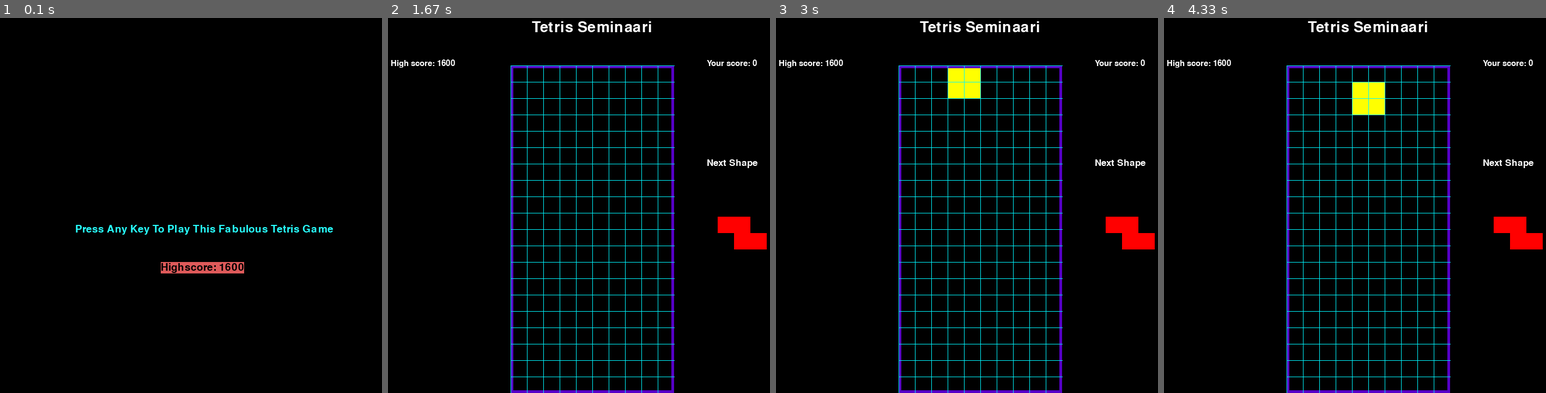
Above: before the commit, frames 1-4 (left to right).
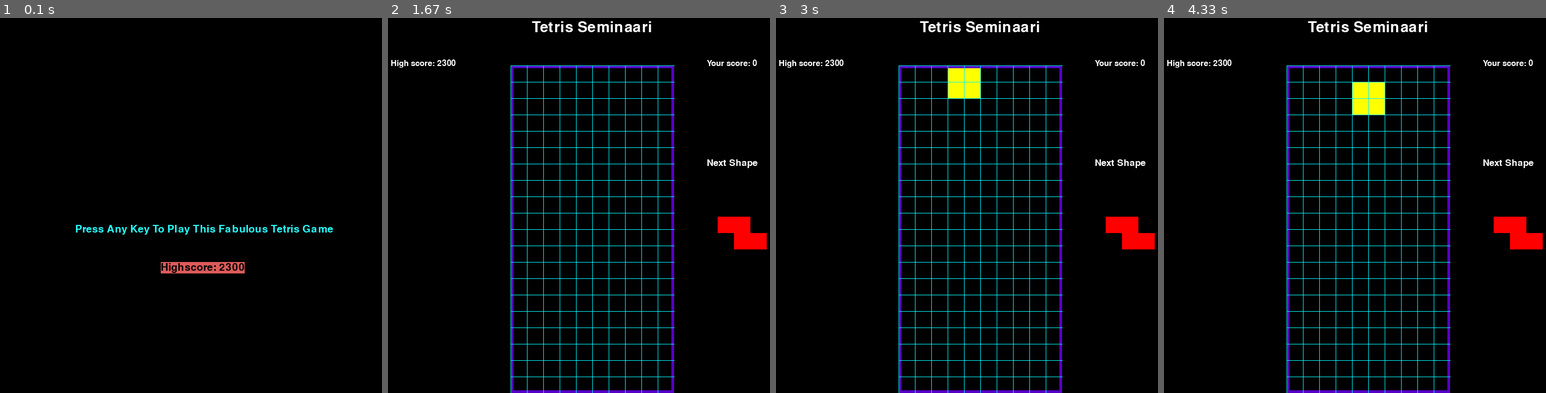
Above: after the commit, the same moments.

Repository: DanielTarsalainen/Pygame-Tetris
Game: pygame game, started from tetris.py
The game is run twice, just before and just after one commit, with the same random seed, the same clock (stepped at 60 frames per second) and the same inputs.
Inputs:
- Up to frame 1 (0.1 s): no input
- Up to frame 2 (1.67 s): hold Right 0.33-0.8 s; hold Up 0.83-1.13 s
- Up to frame 3 (3 s): hold Down 2.23-2.53 s; hold Left 2.57-2.97 s
- Up to frame 4 (4.33 s): hold Right 3.4-4.03 s; hold Down from 4.07 s (still down)

The runs differ from the first frame. In frame 1, less than 0.1% of the frame differs, in the area x 57-65%, y 65-69%; in frame 2, less than 0.1%; in frame 3, less than 0.1%; in frame 4, less than 0.1%.

Commit message:
Commented the code

Diff:
--- a/scoreboard.txt
+++ b/scoreboard.txt
@@ -1 +1 @@
-1600
+2300
--- a/tetris.py
+++ b/tetris.py
@@ -1,39 +1,24 @@
 import pygame
 import random
 
-# creating the data structure for pieces
-# setting up global vars
-# functions
-# - create_grid
-# - draw_grid
-# - draw_window
-# - rotating shape in main
-# - setting up the main
-
-"""
-10 x 20 square grid
-shapes: S, Z, I, O, J, L, T
-represented in order by 0 - 6
-"""
-
 pygame.font.init()
 
 # GLOBALS VARIABLES
 # s_width tells screen width
-s_width = 800
+screen_width = 800
 # s_heigth tells screen heigth
-s_height = 700
+screen_height = 700
 play_width = 300  # meaning 300 // 10 = 30 width per block
-play_height = 600  # meaning 600 // 20 = 20 height per block
+play_height = 600  # meaning 600 // 20 = 30 height per block
 block_size = 30
 
-# Top_left position of play area
-top_left_x = (s_width - play_width) // 2
-top_left_y = s_height - play_height
-
-
-# SHAPE FORMATS
-
+# Top_left positions of play area
+top_left_x = (screen_width - play_width) // 2
+top_left_y = screen_height - play_height
+
+
+# Shape formats, including their rotations
+# "0" represents a block and "." represents an empty space
 S = [['.....',
       '......',
       '..00..',
@@ -139,11 +124,12 @@
 
 # Holds all the shapes in an array
 shapes = [S, Z, I, O, J, L, T]
+# index 0 - 6 represent shape
 shape_colors = [(0, 255, 0), (255, 0, 0), (0, 255, 255),
                 (255, 255, 0), (255, 165, 0), (0, 0, 255), (128, 0, 128)]
-# index 0 - 6 represent shape
-
-
+
+
+# Main datastructure for the game, represents the pieces
 class Piece(object):
     def __init__(self, x, y, shape):
         self.x = x
@@ -155,6 +141,7 @@
         self.rotation = 0
 
 
+# Creates the game grid, and checks which spots have been filled with shapes
 def create_grid(locked_positions={}):
     # ten colors since there are ten squares in each row. 20 Rows in total
     # (0, 0, 0 stands for black)
@@ -192,18 +179,20 @@
     return positions
 
 
-def update_totalscore(nscore):
+# Reads and updates the score
+def update_totalscore(next_score):
     with open('scoreboard.txt', 'r') as f:
         lines = f.readlines()
         score = lines[0].strip()
 
     with open('scoreboard.txt', 'w') as f:
-        if int(score) > nscore:
+        if int(score) > next_score:
             f.write(str(score))
         else:
-            f.write(str(nscore))
-
-
+            f.write(str(next_score))
+
+
+# Reads the high score from the file
 def high_score():
     with open('scoreboard.txt', 'r') as f:
         lines = f.readlines()
@@ -212,12 +201,12 @@
     return score
 
 
-def clear_rows(grid, locked):
-
+# Clears the amount of rows that the player has filled.
+def clear_rows(grid, locked_positions):
     incrament = 0
     # Loops through grid backwards (-1, -1, -1)
     for i in range(len(grid)-1, -1, -1):
-        # row is equal to every row in our grid
+        # row is equal to every row in the grid
         row = grid[i]
         # (0, 0, 0 means color black)
         if (0, 0, 0) not in row:
@@ -229,7 +218,7 @@
             # Because we are in the current row, i stays static
             for j in range(len(row)):
                 try:
-                    del locked[(j, i)]
+                    del locked_positions[(j, i)]
                 except:
                     continue
 
@@ -239,33 +228,32 @@
         # [::-1] looks at things backwards
         # [(0,1), (0,0)]
         # --> [(0,0), (0,1)]
-        for key in sorted(list(locked), key=lambda x: x[1])[::-1]:
+        for key in sorted(list(locked_positions), key=lambda x: x[1])[::-1]:
             # getting every x & y position of each key in locked positions
             x, y = key
             if y < index:
-                # Adding to the y value to shift it down
+                # Adding to the y value to shift the row down
                 newKey = (x, y + incrament)
                 # Add an empty row on top
-                locked[newKey] = locked.pop(key)
-
+                locked_positions[newKey] = locked_positions.pop(key)
     # Returns how many rows have been cleared
     return incrament
 
 
 def valid_space(shape, grid):
     # Every single position for 10 20 grid
+    # Imbedded for-loops to create a list
+    # Flattens the list, so it is one dimensional. [[(0,1)], [(2,3)]] --> [(0,1), (2,3)]
     # Only adding a position into accepted_pos if it is empty
-    # Imbedded for-loops to create a list
-    valid_position = [[(j, i) for j in range(10) if grid[i]
-                       [j] == (0, 0, 0)] for i in range(20)]
-
-    # Flattens the list, so it is one dimensional. [[(0,1)], [(2,3)]] --> [(0,1), (2,3)]
-    valid_position = [j for sub in valid_position for j in sub]
-
-    formatted_positions = convert_shape_format(shape)
-
-    for position in formatted_positions:
-        if position not in valid_position:
+    accepted_positions = [[(j, i) for j in range(10) if grid[i]
+                           [j] == (0, 0, 0)] for i in range(20)]
+
+    accepted_positions = [j for sub in accepted_positions for j in sub]
+
+    formatted = convert_shape_format(shape)
+
+    for position in formatted:
+        if position not in accepted_positions:
             # Tells whether we'are on the grid or not
             if position[1] > -1:
                 return False
@@ -276,25 +264,26 @@
 def check_lost(positions):
     for pos in positions:
         x, y = pos
-        # If every position is creater than 1, return
         if y < 1:
             return True
-
+        # If every position is creater than 1, return False
     return False
 
 
+# Gets new shape randomly
 def get_shape():
     return Piece(5, 0, random.choice(shapes))
 
 
+# Draws text middle
 def draw_text_middle(surface, text, size, color):
     font = pygame.font.SysFont("mvboli", size)
     label = font.render(text, 1, color)
-
     surface.blit(label, (top_left_x + play_width/2 - (label.get_width()/2),
                  top_left_y + play_height/2 - label.get_height()/2))
 
 
+# Draws text on top of the screen
 def draw_text_top(last_score, surface, text, size, color):
     full_text = text + last_score
     font = pygame.font.SysFont("mvboli", size)
@@ -306,6 +295,7 @@
     surface.blit(label, (sx + 270, sy))
 
 
+# Draws the next shape
 def draw_next_shape(shape, surface):
     font = pygame.font.SysFont('mvboli', 26)
     label = font.render('Next Shape', 1, (255, 255, 255))
@@ -326,6 +316,7 @@
     surface.blit(label, (sx + 10, sy - 30))
 
 
+# Draws the game playground grid
 def draw_grid(surface, grid):
     sx = top_left_x
     sy = top_left_y
@@ -340,6 +331,7 @@
             # Default value of 0
 
 
+# Draws the game window
 def draw_window(surface, grid, score=0, last_score=0):
     surface.fill((0, 0, 0))
     pygame.font.init()
@@ -373,13 +365,14 @@
             pygame.draw.rect(surface, grid[i][j], (top_left_x + j*block_size,
                              top_left_y + i*block_size, block_size, block_size), 0)
 
-    # Draws the game grid
+    # Draws the gamearea frame
     pygame.draw.rect(surface, (86, 0, 199),
                      (top_left_x, top_left_y, play_width, play_height), 5)
 
     draw_grid(surface, grid)
 
 
+# Main function of the game
 def main(window):
     last_score = high_score()
     locked_positions = {}
@@ -451,10 +444,10 @@
             if y > -1:
                 grid[y][x] = current_piece.color
 
+        # Checks whether the piece is not moving anymore.
         if change_piece:
             for position in shape_positions:
                 p = (position[0], position[1])
-                # Checks whether the piece is not moving anymore.
                 locked_positions[p] = current_piece.color
             current_piece = next_piece
             next_piece = get_shape()
@@ -500,6 +493,5 @@
 
 
 last_score = high_score()
-win = pygame.display.set_mode((s_width, s_height))
-pygame.display.set_caption('Seminaari Tetris')
+win = pygame.display.set_mode((screen_width, screen_height))
 main_menu(win, last_score)
